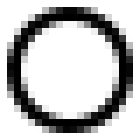
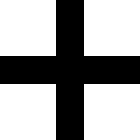
Layered file, before and after one edit (140x140). Changes by layer:
added layer "形状 2" above "形状 1" over (56, 0, 84, 140)
added layer "形状 1" above "椭圆 2" over (0, 56, 140, 84)
hid "椭圆 2" over (7, 7, 133, 133)
